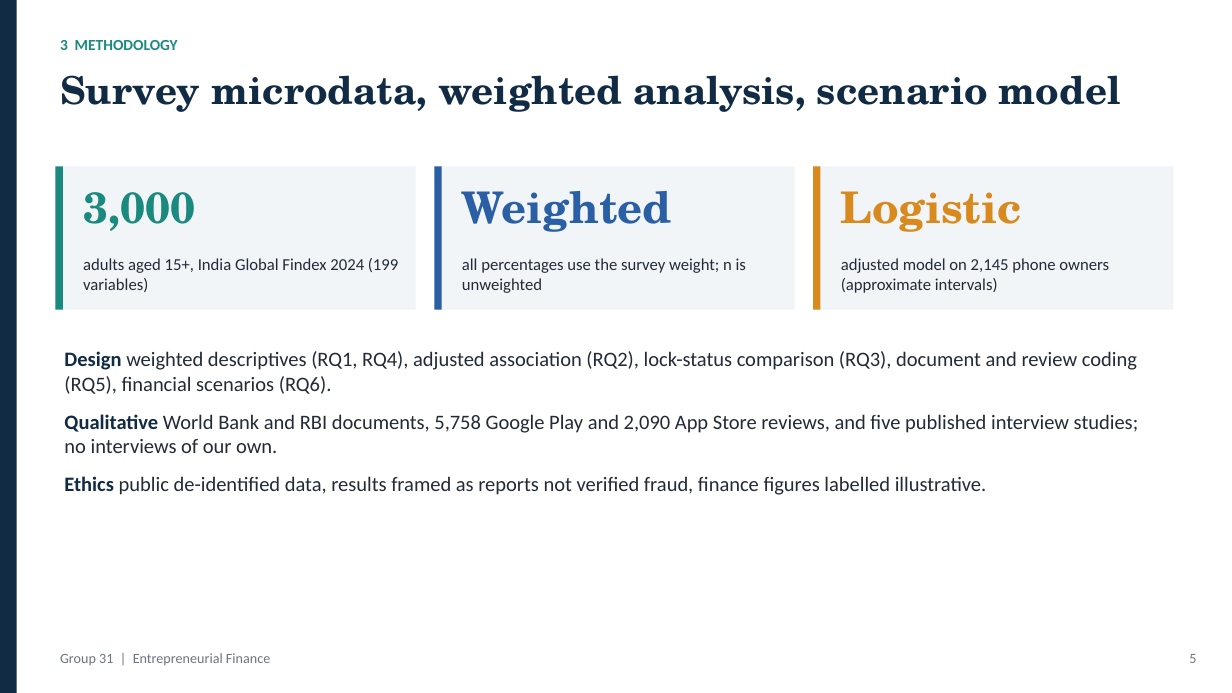
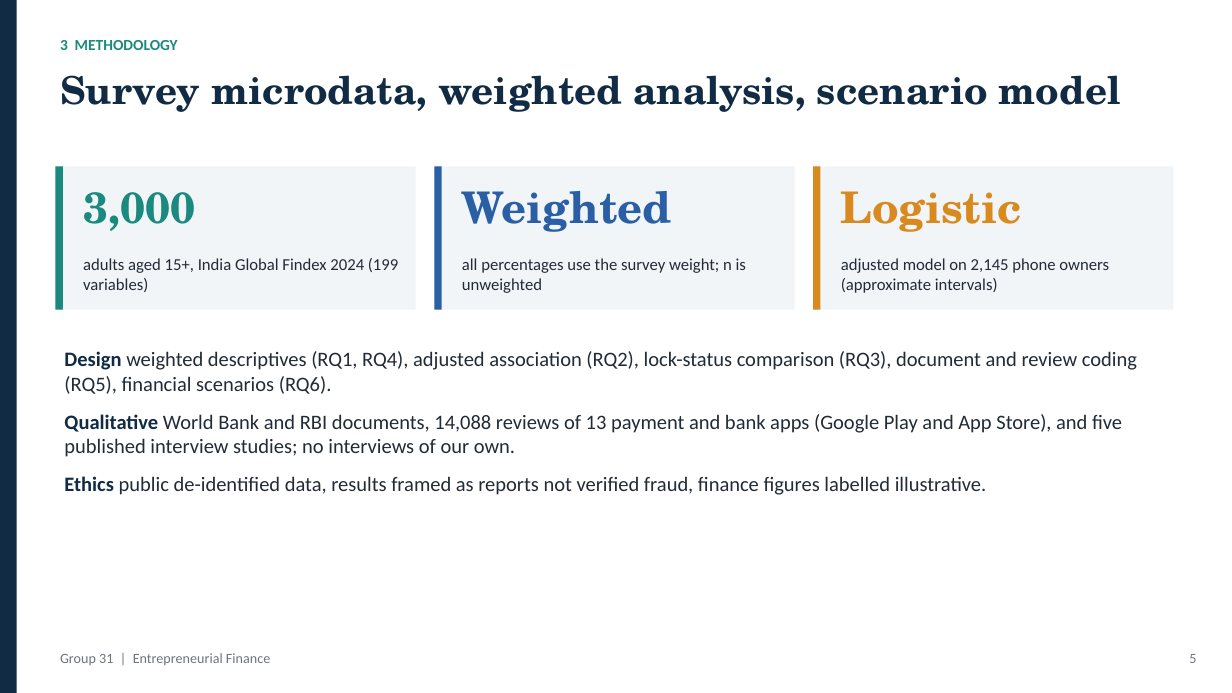
Before and after one commit to sahsudhanshu/EF, a slide deck: slide 5 of Group_31/slides/Group_31_Presentation_Final.pptx. Drawn at 1232x693 pixels with LibreOffice and Linux fonts; fonts in the diff are those of the drawing. Boxes give left, top, right and bottom in pixels: in the first picture for what was removed or moved away, otherwise in the second. Text is boxed around its words. In the diff, an @@ line names an element or a change of style, - is before the commit and + after.

```diff
--- a/Group_31/slides/Group_31_Presentation_Final.pptx
+++ b/Group_31/slides/Group_31_Presentation_Final.pptx
@@ text at (64,414,1122,457): text changed @@
-Qualitative World Bank and RBI documents, 5,758 Google Play and 2,090 App Store reviews, and five published interview studies; no interviews of our own.
+Qualitative World Bank and RBI documents, 14,088 reviews of 13 payment and bank apps (Google Play and App Store), and five published interview studies; no interviews of our own.
```
Also in this commit, not shown: 11 other slides changed, 2 slides added, 37 other files.
